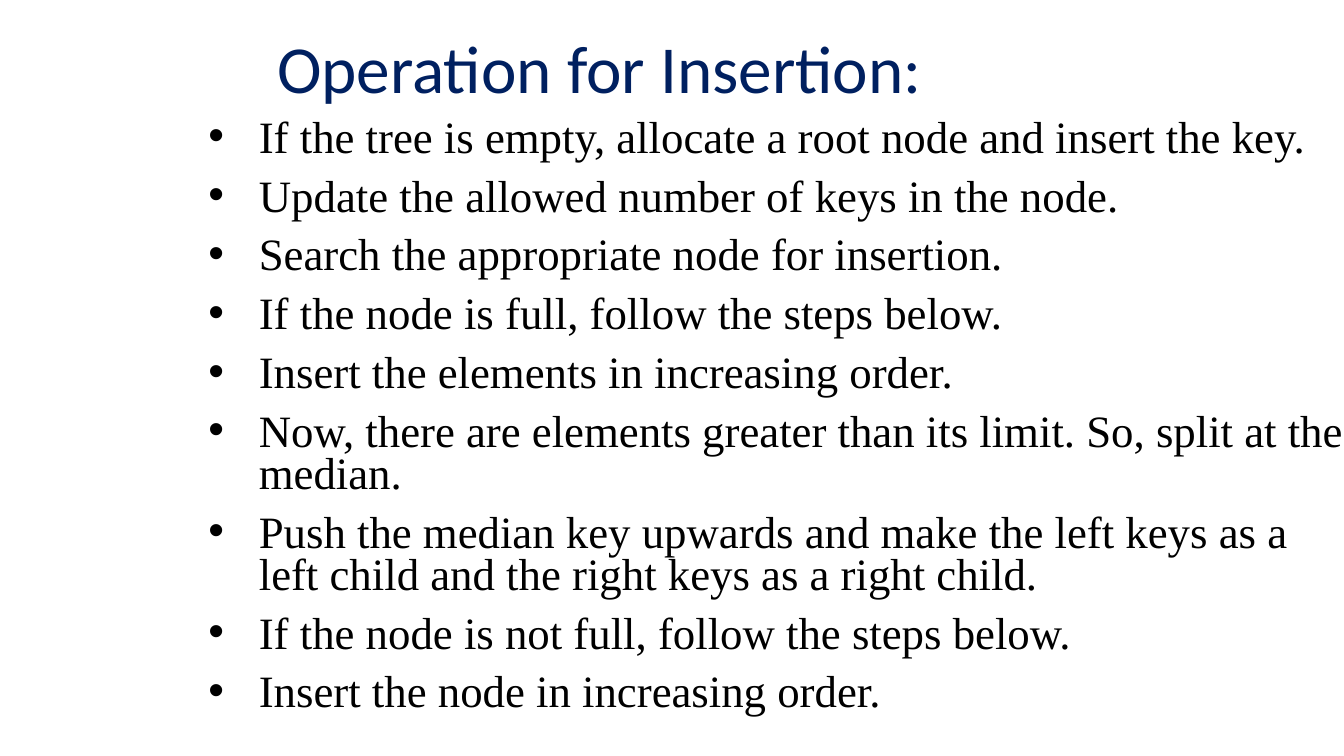
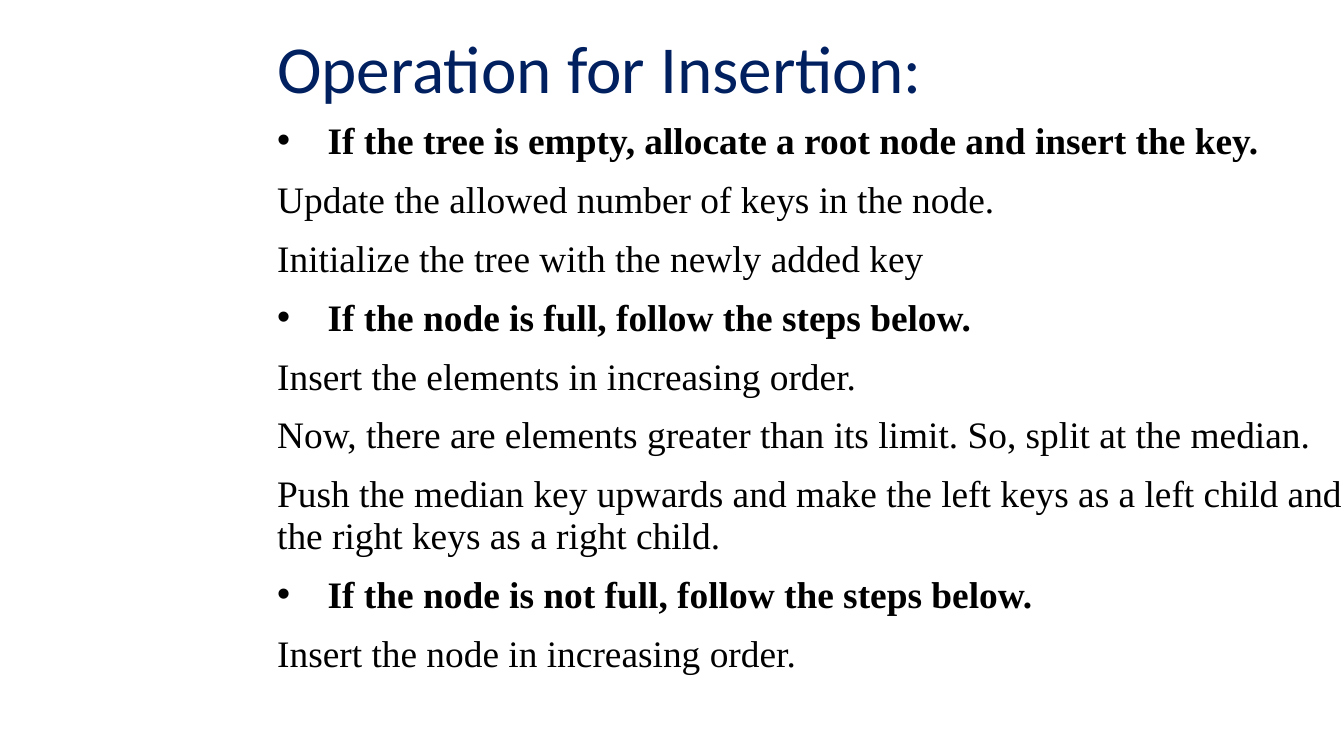
Before and after one commit to viettungvuong/Seminar, a slide deck: slide 30 of Seminar.pptx. Drawn at 1344x756 pixels with LibreOffice and Linux fonts; fonts in the diff are those of the drawing; background and template pictures are left out. Boxes give left, top, right and bottom in pixels: in the first picture for what was removed or moved away, otherwise in the second. Text is boxed around its words. In the diff, an @@ line names an element or a change of style, - is before the commit and + after.

```diff
--- a/Seminar.pptx
+++ b/Seminar.pptx
@@ text "If the tree is empty, ...": place and size @@
-text "If the tree is empty, ..." at [259, 121, 1343, 717]
+text "If the tree is empty, ..." at [277, 127, 1342, 674]
@@ text at [277, 127, 1342, 674]: size 24 to 20 pt; bold on in "If the tree is empty, allocate a ...", "If the node is full, follow the ...", "If the node is not full, follow ..."; bullet • to none @@
@@ text at [277, 246, 923, 279]: text changed; size 24 to 20 pt @@
-• Search the appropriate node for insertion.
+Initialize the tree with the newly added key
```
